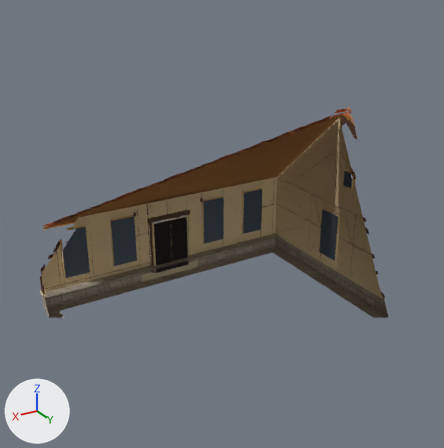
Two versions of the glTF model assets/3D/village/structures/school.glb, one commit apart.
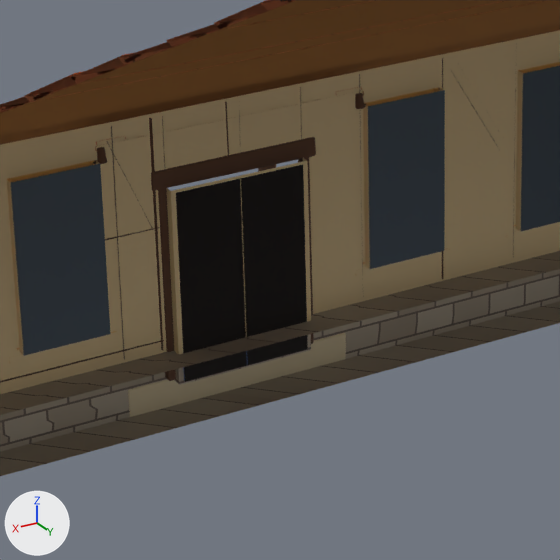
Each version is shown whole from a 50 mm camera at (9.39, 16.06, 11.45) aimed at (-0.16, 0.14, 3.49), then close up on the part from 24% to 57% of the width and 39% to 71% of the height. The lights are fixed; the arrows at lower left show +X, +Y and +Z. The last two pictures show the newer version. Everything nearer to the camera than a plane just in front of the edit is cut away. Objects named as collision shapes, trigger or cutter boxes, shadow casters or lower levels of detail are left out. Where no turn or scale is listed for an object, it has been applied to the vertices.

Names of what the first close-up shows: 'School_Static_Painted', 'School_Static_RoofTile_Clay', 'School_Static_StoneWall'.
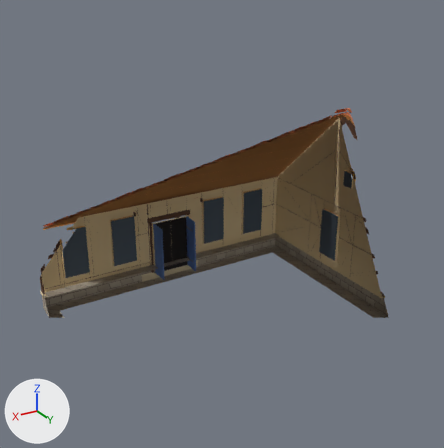
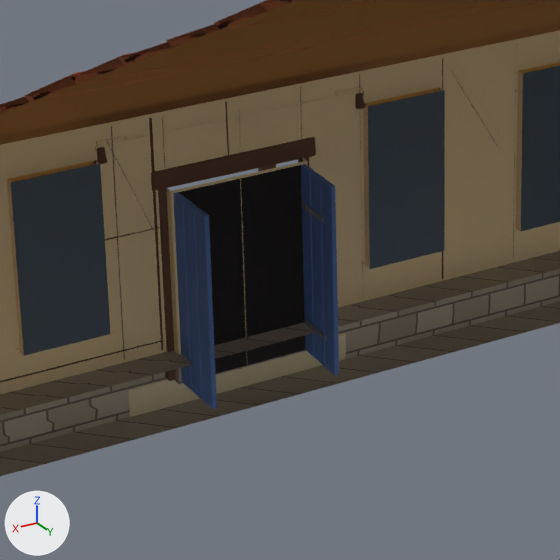
Boxes [x1, y1, x2, y2] around the edits, measured in the close-ups (560 x 560 px):
'School_Door_Leaf1', turned (not visible before): after [173, 192, 217, 409]
'School_Door_Leaf0', turned (not visible before): after [301, 164, 339, 376]

What the commit changed:
Object 'School_Door_Leaf0' (ob_school_door_leaf0) turns from (0, 0, 0) to (0, 0, 89) degrees about x, y and z.
Object 'School_Door_Leaf1' (ob_school_door_leaf1) turns from (0, 0, 0) to (0, 0, -89) degrees about x, y and z.
